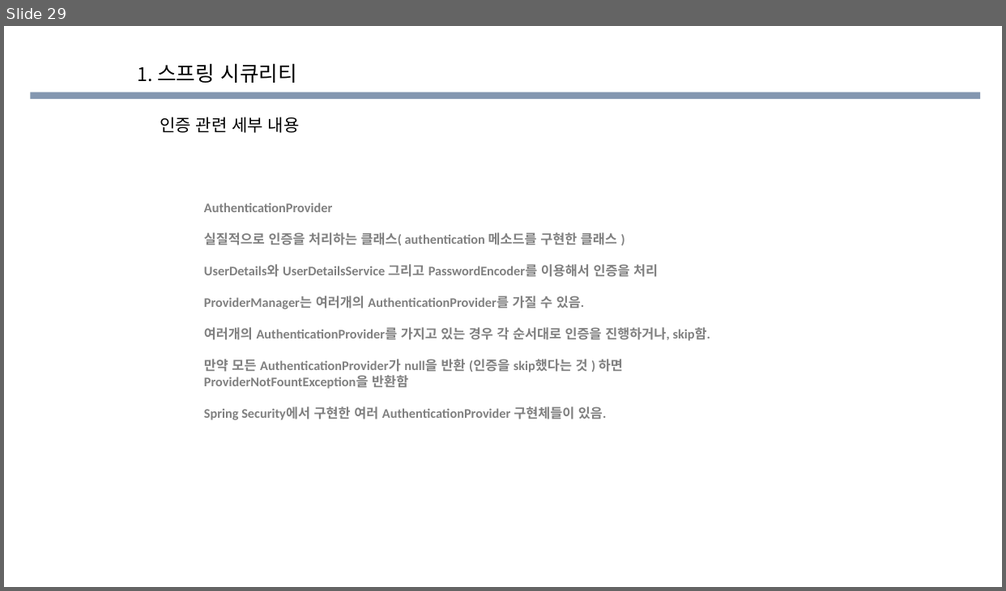
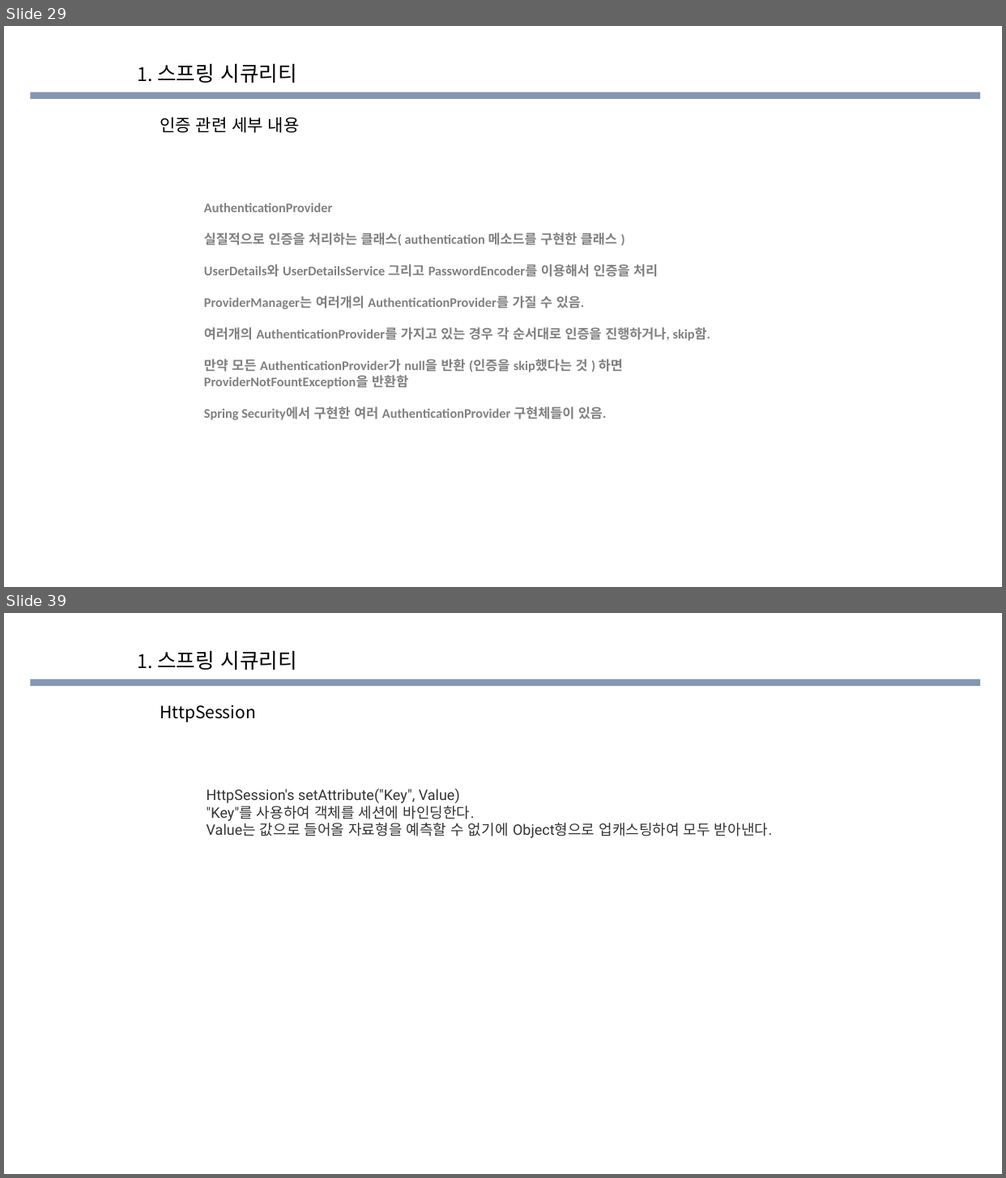
Before and after one commit to eongss/testproject, a slide deck: 소스코드 공부한거.pptx. Shown one above the other, each under a label of ours: slide 29 before the commit, slides 29 and 39 after it; the slides between them are not shown. The pictures are 1006x591 and 1006x1178 pixels, drawn with LibreOffice and Linux fonts; fonts in the diff are those of the drawing; background and template pictures are left out. Boxes give left, top, right and bottom in pixels: in the first picture for what was removed or moved away, otherwise in the second. Text is boxed around its words. In the diff, an @@ line names an element or a change of style, - is before the commit and + after.

```diff
--- a/소스코드 공부한거.pptx
+++ b/소스코드 공부한거.pptx
@@ slide 39 added at bbox=[4, 613, 1002, 1174], background picture (left out); not listed: 1 template element that a slide beside it also shows @@
@@ text added at bbox=[138, 650, 297, 670], 20 pt, text #000000 @@
+1. 스프링 시큐리티
@@ text added at bbox=[160, 705, 256, 722], 16.3 pt, text #000000 @@
+HttpSession
@@ text added at bbox=[206, 789, 772, 838], 14 pt, text #333333 @@
+HttpSession's setAttribute("Key", Value)
+"Key"를 사용하여 객체를 세션에 바인딩한다.
+Value는 값으로 들어올 자료형을 예측할 수 없기에 Object형으로 업캐스팅하여 모두 받아낸다.
```
Also in this commit, not shown: 3 slides changed, 13 other slides added, 4 other files.
